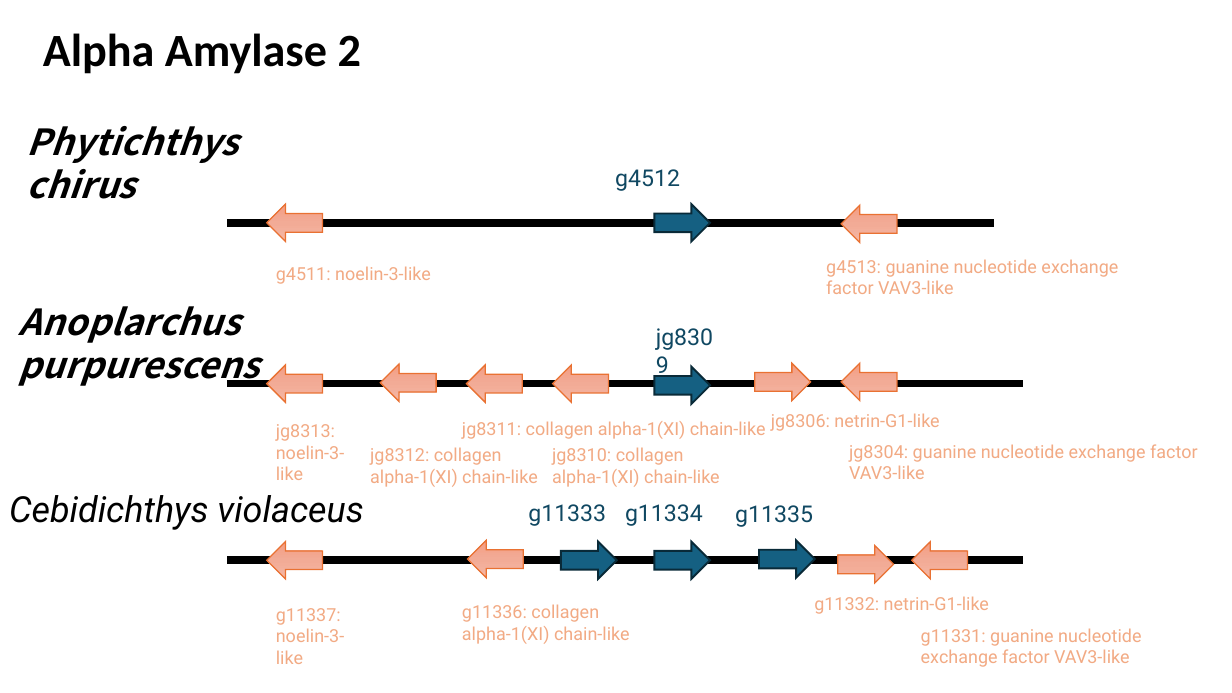
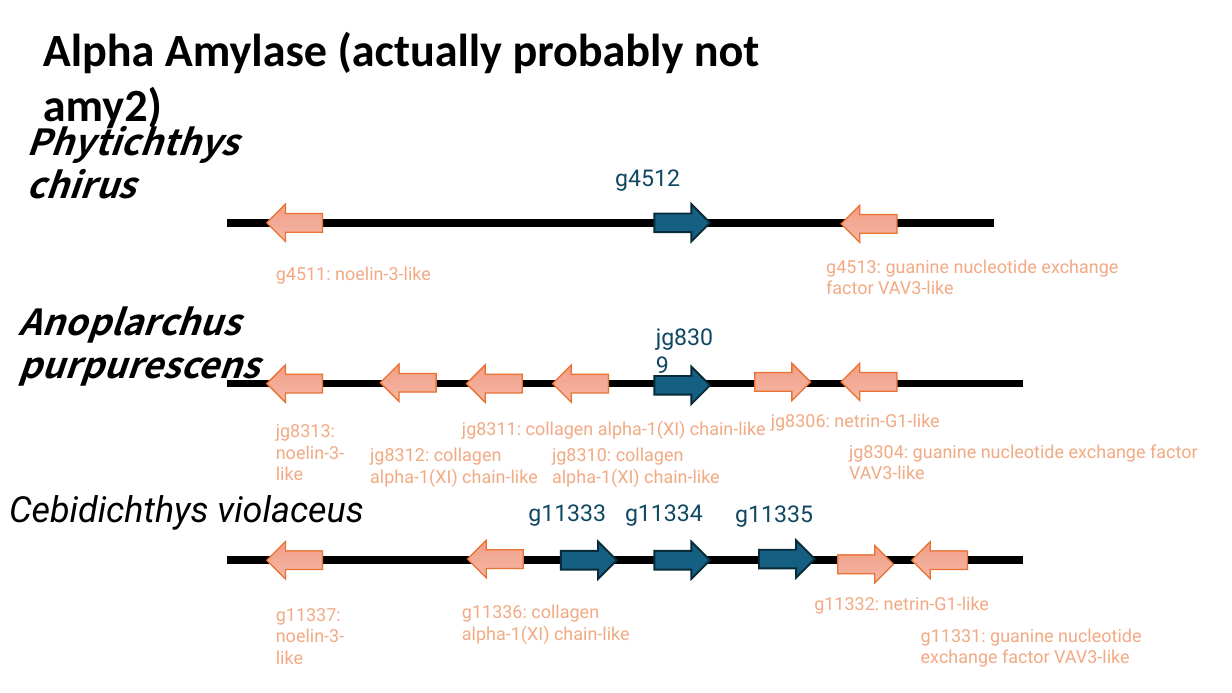
Before and after one commit to jyw-atgithub/fish-genome, a slide deck: slide 8 of synteny.pptx (slide 7 before the commit). Drawn at 1232x693 pixels with LibreOffice and Linux fonts; fonts in the diff are those of the drawing. Boxes give left, top, right and bottom in pixels: in the first picture for what was removed or moved away, otherwise in the second. Text is boxed around its words. In the diff, an @@ line names an element or a change of style, - is before the commit and + after.

```diff
--- a/synteny.pptx
+++ b/synteny.pptx
@@ text at box(43, 32, 760, 133): text changed @@
-Alpha Amylase 2
+Alpha Amylase (actually probably not amy2)
```
Also in this commit, not shown: 7 other slides changed, 4 slides added, 3 other files.
